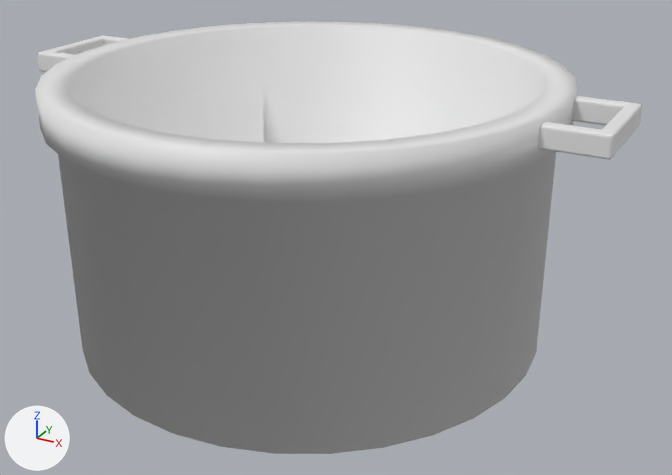
An edit to the Blender file app_0.2/assets/models/models/m_petite_marmite.blend, drawn before and after from the same camera.
Both versions are drawn from a camera (50 mm lens) standing at (1.88, -3.19, 2.02) and looking at (0.12, 0.01, 0.42). The axes (+X, +Y, +Z) are drawn at lower left. The lights are the same throughout.

The first picture shows 'm_petite_marmite_1', 'm_petite_marmite_2'.
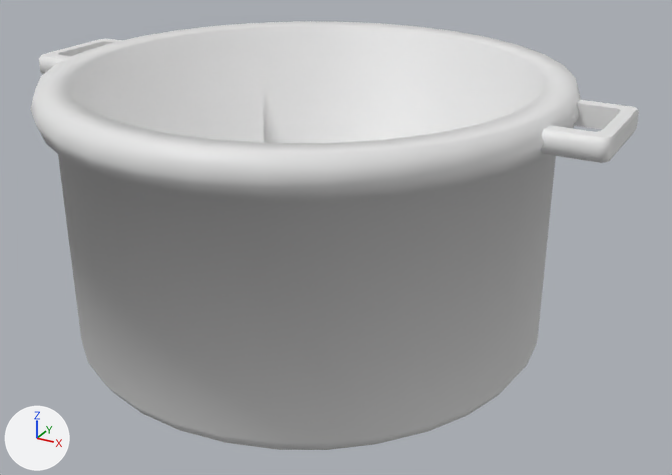
Pixel boxes [x1, y1, x2, y2] of what changed, in the pictures (672 x 475 px):
'm_petite_marmite_1', reshaped: before [35, 21, 577, 454]; after [30, 21, 581, 450]
'm_petite_marmite_2', reshaped, moved, rescaled, modifiers changed: before [37, 35, 642, 160]; after [39, 39, 639, 163]
part 1 of me_cylinder, built on: before [58, 151, 556, 454]; after [58, 154, 556, 450]
part 2 of me_cylinder, built on: before [35, 90, 577, 201]; after [30, 82, 581, 201]
part 3 of me_cube, deleted: before [37, 35, 128, 72]
part 4 of me_cube, cut back: before [538, 96, 642, 160]; after [39, 39, 639, 163]

What the commit changed:
me_cube is used by ob_m_petite_marmite_2; location (1.2, 0.141, 1.102); scale (0.0738, 0.0738, 0.0738).
me_cube had 2524 vertices, 2568 faces and spanned x -33.4..1.0, y -4.9..1.0, z -1.0..0.2.
me_cube now has 126 vertices, 83 faces and spans x -0.9..9.1, y -1.1..1.1, z -0.9..1.1.
me_cube part 3: the loose piece of 1262 vertices spanning x -33.4..-30.2, y -4.9..1.0, z -1.0..0.2 is deleted.
me_cube part 4: 1 vertex moved within x -0.9, y 0.9, z 0.1; 1261 vertices removed from x -2.3..1.0, y -4.9..1.0, z -1.0..0.2; 125 vertices added at x -0.9..9.1, y -1.1..1.1, z -0.9..1.1.
me_cube part 5: the surface is now shaded smooth.
me_cylinder is used by ob_m_petite_marmite_1; location (0.0, 0.0, 1.004).
me_cylinder had 224 vertices, 194 faces and spanned x -1.05..1.05, y -1.05..1.05, z -1.0..0.13.
me_cylinder now has 320 vertices, 290 faces and spans x -1.08..1.08, y -1.08..1.08, z -1.05..0.13.
Part 1, on me_cylinder:
1 face is deleted.
32 vertices in x -1.0..1.0, y -1.0..1.0, z -1.0 move by (0.0, 0.0, 0.05).
64 vertices are added at x -0.97..0.97, y -0.97..0.97, z -1.05..-1.0.
65 new faces join them.
Part 2, on me_cylinder:
32 faces are deleted.
32 vertices are added at x -1.08..1.08, y -1.08..1.08, z 0.05.
64 new faces join them.
Object 'm_petite_marmite_2' (ob_m_petite_marmite_2) moves from (1.2, 0.141, 1.102) to (1.247, -0.004, 1.059).
Object 'm_petite_marmite_2' (ob_m_petite_marmite_2) is rescaled from (0.0738, 0.0738, 0.0738) to (-0.0232, -0.213, -0.043).
Object 'm_petite_marmite_2' (ob_m_petite_marmite_2) gains a MIRROR modifier named 'Mirror'.
Modifier setting: mirror_object = ob_m_petite_marmite_1.
